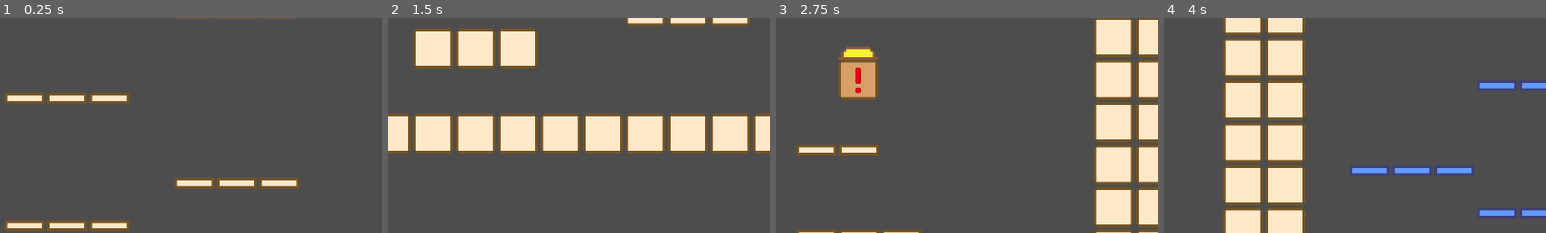
Above: before the commit, frames 1-4 (left to right).
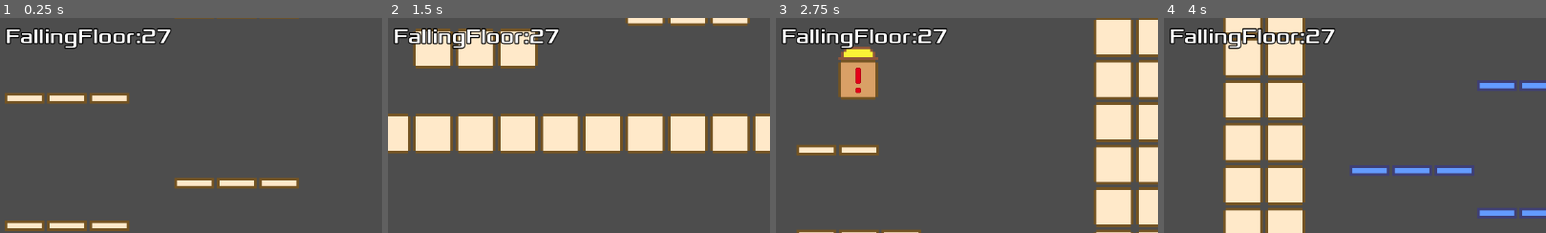
Above: after the commit, the same moments.

Repository: syun77/gd_inovania2
Game: Godot game, scene res://Main.tscn
The game is run twice, just before and just after one commit, with the same random seed, the same clock (stepped at 60 frames per second) and the same inputs.
Inputs (mouse positions are % of the whole screen's width and height, from its top left):
- Up to frame 1 (0.25 s): no input
- Up to frame 2 (1.5 s): move the mouse to (72, 45) at 0.52 s; hold Space (action) 0.53-1.28 s; hold Right (ui_right) from 0.53 s (still down); tap Up (ui_up) at 0.77 s; move the mouse to (30, 55) at 1.27 s; tap Space (action) at 1.35 s
- Up to frame 3 (2.75 s): tap Up (ui_up) at 1.52 s; move the mouse to (60, 28) at 2.02 s; release Right (ui_right) at 2.03 s; hold Left (ui_left) from 2.03 s (still down); hold Space (action) from 2.03 s (still down); tap Shift (special) at 2.1 s
- Up to frame 4 (4 s): move the mouse to (45, 70) at 2.77 s; release Left (ui_left) at 2.78 s; release Space (action) at 2.78 s; hold Right (ui_right) from 2.78 s (still down); tap Space (action) at 2.85 s; tap Up (ui_up) at 3.02, 3.77 s; move the mouse to (80, 65) at 3.52 s; hold Space (action) from 3.53 s (still down)
The pictures show only the part of the screen within x 0-50%, y 0-50%; the shares and areas given below are measured in that part.

The runs differ from the first frame. In frame 1, 2.1% of the frame differs, in the area x 1-45%, y 4-15%; in frame 2, 2.4%; in frame 3, 2.1%; in frame 4, 2.3%.

Commit message:
落下床のカウントを表示

Diff:
--- a/gd_inovania2/Main.gd
+++ b/gd_inovania2/Main.gd
@@ -28,6 +28,9 @@
 @onready var _main_layer = $MainLayer
 @onready var _particle_layer = $ParticleLayer
 @onready var _ui_layer = $UILayer
+
+## デバッグ用.
+@onready var _dbg_label = $UILayer/DbgLabel
 
 # -------------------------------------------
 # var.
@@ -242,3 +245,12 @@
 	if Input.is_action_just_pressed("reset"):
 		# リセット.
 		get_tree().change_scene_to_file("res://Main.tscn")
+
+	_dbg_label.visible = true
+	var cnt = 0
+	for obj in _bg_layer.get_children():
+		# 落下床をカウントする.
+		if not obj is FallingFloor:
+			continue
+		cnt += 1
+	_dbg_label.text = "FallingFloor:%d"%cnt
--- a/gd_inovania2/Main.tscn
+++ b/gd_inovania2/Main.tscn
@@ -1,8 +1,9 @@
-[gd_scene load_steps=4 format=3 uid="uid://w7g5p3p3ldbw"]
+[gd_scene load_steps=5 format=3 uid="uid://w7g5p3p3ldbw"]
 
 [ext_resource type="Script" path="res://Main.gd" id="1_ohpg3"]
 [ext_resource type="TileSet" uid="uid://bj4w75hx8d420" path="res://assets/tiles/tile_set.tres" id="1_siuqx"]
 [ext_resource type="PackedScene" uid="uid://ch0yf5nkshbib" path="res://src/player/Player.tscn" id="2_cqxvx"]
+[ext_resource type="LabelSettings" uid="uid://bftt71gmloym3" path="res://assets/fonts/Xolonium-Label.tres" id="4_srgx7"]
 
 [node name="Main" type="Node2D"]
 script = ExtResource("1_ohpg3")
@@ -28,5 +29,14 @@
 
 [node name="UILayer" type="CanvasLayer" parent="."]
 
+[node name="DbgLabel" type="Label" parent="UILayer"]
+visible = false
+offset_left = 8.0
+offset_top = 8.0
+offset_right = 88.0
+offset_bottom = 50.0
+text = "aaaa"
+label_settings = ExtResource("4_srgx7")
+
 [node name="Camera2D" type="Camera2D" parent="."]
 position = Vector2(576, 324)
--- /dev/null
+++ b/gd_inovania2/assets/fonts/Xolonium-Label.tres
@@ -0,0 +1,9 @@
+[gd_resource type="LabelSettings" load_steps=2 format=3 uid="uid://bftt71gmloym3"]
+
+[ext_resource type="FontFile" uid="uid://csbm65h0kxlp5" path="res://assets/fonts/Xolonium-Regular.otf" id="1_sf0c6"]
+
+[resource]
+font = ExtResource("1_sf0c6")
+font_size = 32
+outline_size = 6
+outline_color = Color(0, 0, 0, 1)
